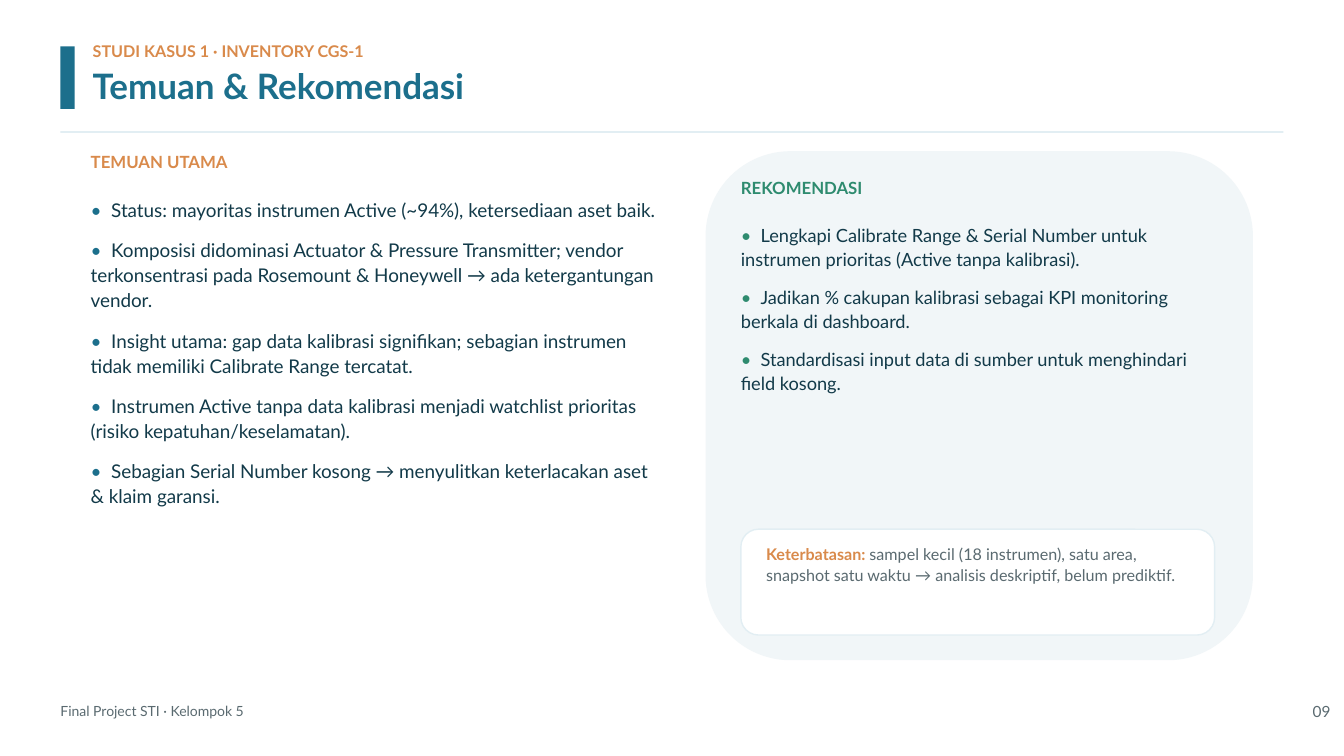
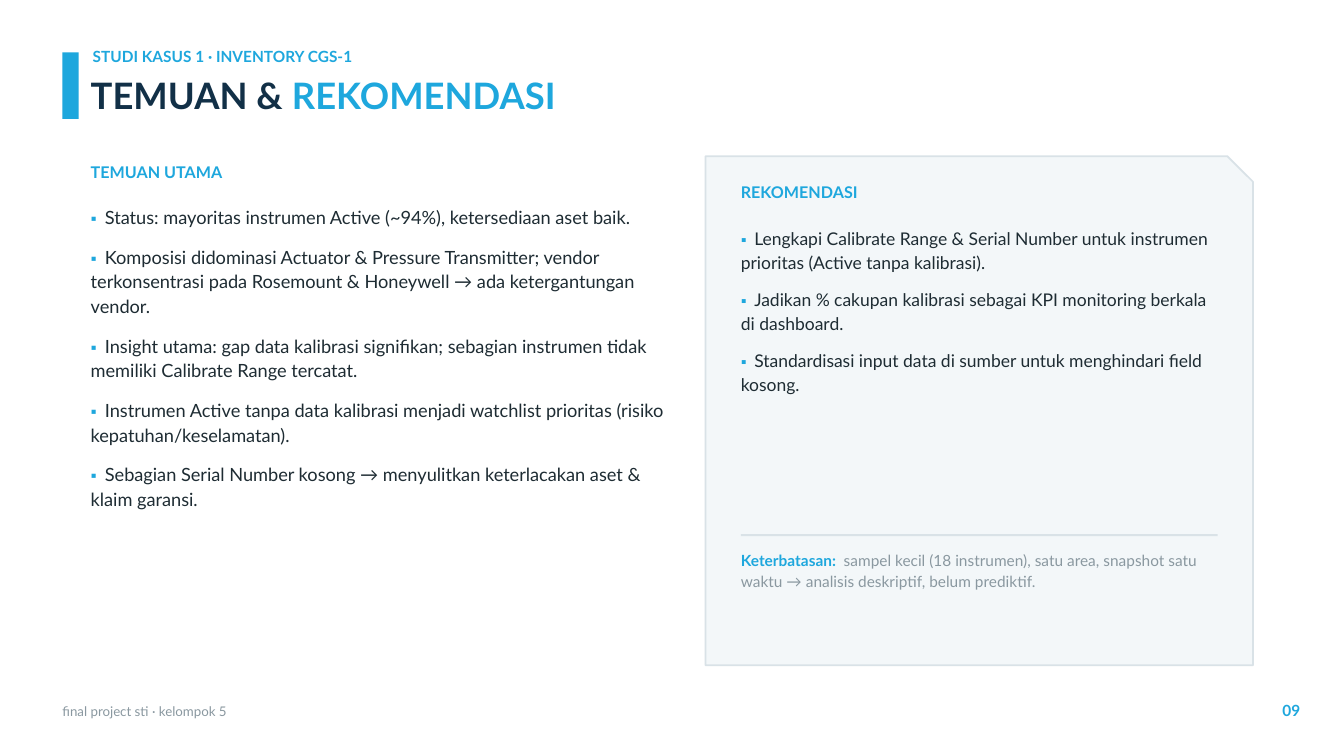
Before and after one commit to sianida26/sti-final-project-kel5, a slide deck: slide 9 of Final-Project-STI-Kel5-Presentation.pptx. Drawn at 1344x756 pixels with LibreOffice and Linux fonts; fonts in the diff are those of the drawing; background and template pictures are left out. Boxes give left, top, right and bottom in pixels: in the first picture for what was removed or moved away, otherwise in the second. Text is boxed around its words. In the diff, an @@ line names an element or a change of style, - is before the commit and + after.

```diff
--- a/Final-Project-STI-Kel5-Presentation.pptx
+++ b/Final-Project-STI-Kel5-Presentation.pptx
@@ rectangle removed at box(0, 0, 1344, 129) @@
@@ rectangle: place and size @@
-rectangle at box(60, 46, 75, 109)
+rectangle at box(63, 52, 79, 119)
@@ rectangle at box(63, 52, 79, 119): fill #1C6F8C to #1EA7DD @@
@@ text "STUDI KASUS 1 · INVENTORY ..." at box(93, 50, 352, 62): size 11.5 to 11 pt, text colour #D98A4B to #1EA7DD @@
@@ text at box(91, 82, 556, 110): text changed; size 25 to 26 pt; text colour #1C6F8C to #1EA7DD @@
-Temuan & Rekomendasi
+TEMUAN & REKOMENDASI
@@ rectangle removed at box(60, 131, 1284, 133) @@
@@ text "TEMUAN UTAMA": place and size @@
-text "TEMUAN UTAMA" at box(91, 156, 228, 168)
+text "TEMUAN UTAMA" at box(91, 166, 222, 178)
@@ text "TEMUAN UTAMA" at box(91, 166, 222, 178): size 12 to 11.5 pt, text colour #D98A4B to #1EA7DD @@
@@ rounded rectangle removed at box(706, 151, 1253, 660) @@
@@ snip rect added at box(706, 156, 1253, 665), fill #F3F7F9, outline #D9E2E7 1.25 pt @@
@@ text "REKOMENDASI" at box(741, 186, 858, 198): size 12 to 11.5 pt, text colour #2E8B6F to #1EA7DD @@
@@ text at box(91, 210, 664, 510): text changed; size 13.5 to 13 pt; text colour #123A49 to #1E2C33 @@
-• Status: mayoritas instrumen Active (~94%), ketersediaan aset baik.
-• Komposisi didominasi Actuator & Pressure Transmitter; vendor terkonsentrasi pada Rosemount & Honeywell → ada ketergantungan vendor.
-• Insight utama: gap data kalibrasi signifikan; sebagian instrumen tidak memiliki Calibrate Range tercatat.
-• Instrumen Active tanpa data kalibrasi menjadi watchlist prioritas (risiko kepatuhan/keselamatan).
-• Sebagian Serial Number kosong → menyulitkan keterlacakan aset & klaim garansi.
+▪ Status: mayoritas instrumen Active (~94%), ketersediaan aset baik.
+▪ Komposisi didominasi Actuator & Pressure Transmitter; vendor terkonsentrasi pada Rosemount & Honeywell → ada ketergantungan vendor.
+▪ Insight utama: gap data kalibrasi signifikan; sebagian instrumen tidak memiliki Calibrate Range tercatat.
+▪ Instrumen Active tanpa data kalibrasi menjadi watchlist prioritas (risiko kepatuhan/keselamatan).
+▪ Sebagian Serial Number kosong → menyulitkan keterlacakan aset & klaim garansi.
@@ text at box(741, 232, 1208, 394): text changed; size 13 to 12.5 pt; text colour #123A49 to #1E2C33 @@
-• Lengkapi Calibrate Range & Serial Number untuk instrumen prioritas (Active tanpa kalibrasi).
-• Jadikan % cakupan kalibrasi sebagai KPI monitoring berkala di dashboard.
-• Standardisasi input data di sumber untuk menghindari field kosong.
+▪ Lengkapi Calibrate Range & Serial Number untuk instrumen prioritas (Active tanpa kalibrasi).
+▪ Jadikan % cakupan kalibrasi sebagai KPI monitoring berkala di dashboard.
+▪ Standardisasi input data di sumber untuk menghindari field kosong.
@@ rounded rectangle removed at box(741, 529, 1215, 635) @@
@@ rectangle added at box(741, 534, 1218, 536), fill #D9E2E7 @@
@@ text "Keterbatasan: sampel kecil (18 instrumen), ...": place and size @@
-text "Keterbatasan: sampel kecil (18 instrumen), ..." at box(766, 548, 1175, 584)
+text "Keterbatasan: sampel kecil (18 instrumen), ..." at box(741, 554, 1196, 590)
@@ text "Keterbatasan: sampel kecil (18 instrumen), ..." at box(741, 554, 1196, 590): size 11.5 to 11 pt; text colour #D98A4B to #1EA7DD in "Keterbatasan:"; text colour #5A6A70 to #8A98A0 in "sampel kecil (18 instrumen), satu area, snapshot ..."; line spacing 1.1 to 1.12 @@
@@ text at box(62, 706, 227, 719): text changed; size 10 to 9.5 pt; text colour #5A6A70 to #8A98A0 @@
-Final Project STI · Kelompok 5
+final project sti · kelompok 5
@@ text "09": place and size @@
-text "09" at box(1313, 706, 1331, 717)
+text "09" at box(1282, 704, 1300, 716)
@@ text "09" at box(1282, 704, 1300, 716): text colour #5A6A70 to #1EA7DD, bold on @@
```
Also in this commit, not shown: 13 other slides changed, 2 other files.
